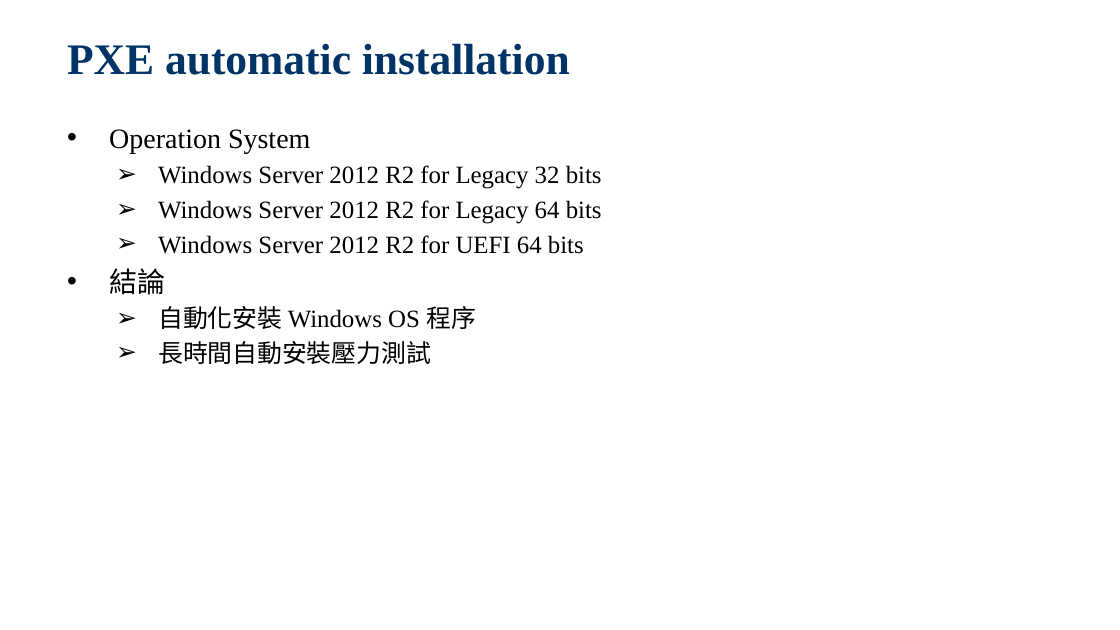
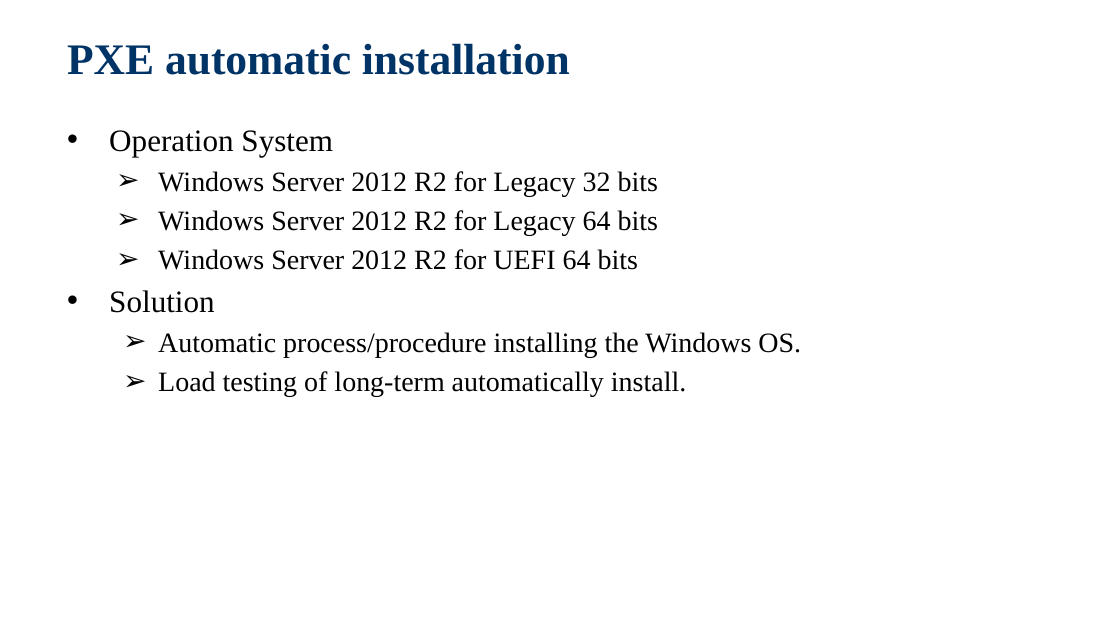
Before and after one commit to jackiejay888/automation, a slide deck: slide 29 of kpi/Test Automation.pptx. Drawn at 1120x630 pixels with LibreOffice and Linux fonts; fonts in the diff are those of the drawing; background and template pictures are left out. Boxes give left, top, right and bottom in pixels: in the first picture for what was removed or moved away, otherwise in the second. Text is boxed around its words. In the diff, an @@ line names an element or a change of style, - is before the commit and + after.

```diff
--- a/kpi/Test Automation.pptx
+++ b/kpi/Test Automation.pptx
@@ text at (109,130,658,270): size 18 to 20 pt in "Operation System"; size 16 to 18 pt in "Windows Server 2012 R2 for Legacy 32 ...", "Windows Server 2012 R2 for Legacy 64 ...", "Windows Server 2012 R2 for UEFI 64 ..." @@
@@ text at (109,290,801,397): text changed; size 16 to 18 pt @@
-  • 結論
-    ➢ 自動化安裝 Windows OS 程序
-    ➢ 長時間自動安裝壓力測試
+  • Solution
+  ➢ Automatic process/procedure installing the Windows OS.
+  ➢ Load testing of long-term automatically install.
```
Also in this commit, not shown: 33 other slides changed, 1 other file.
